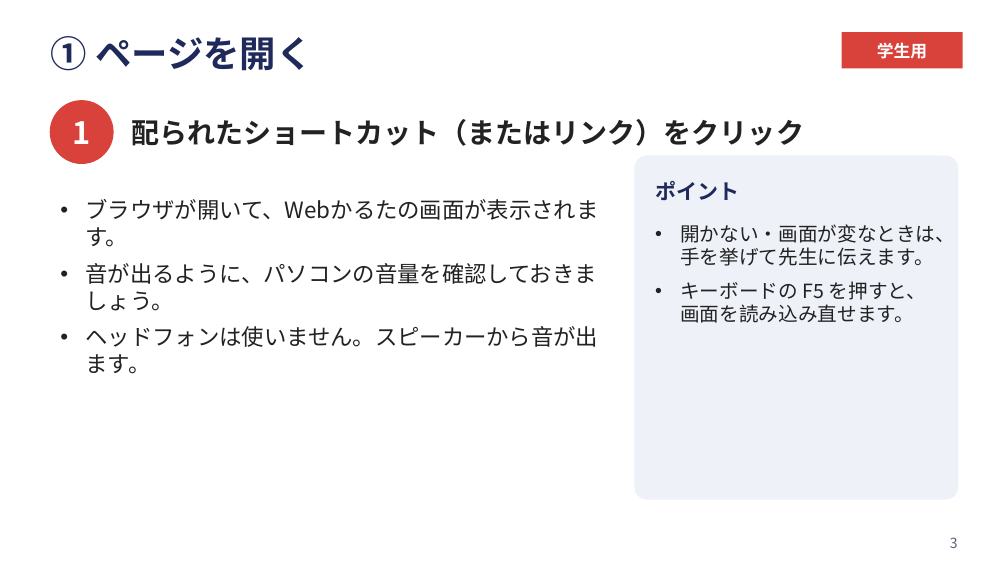
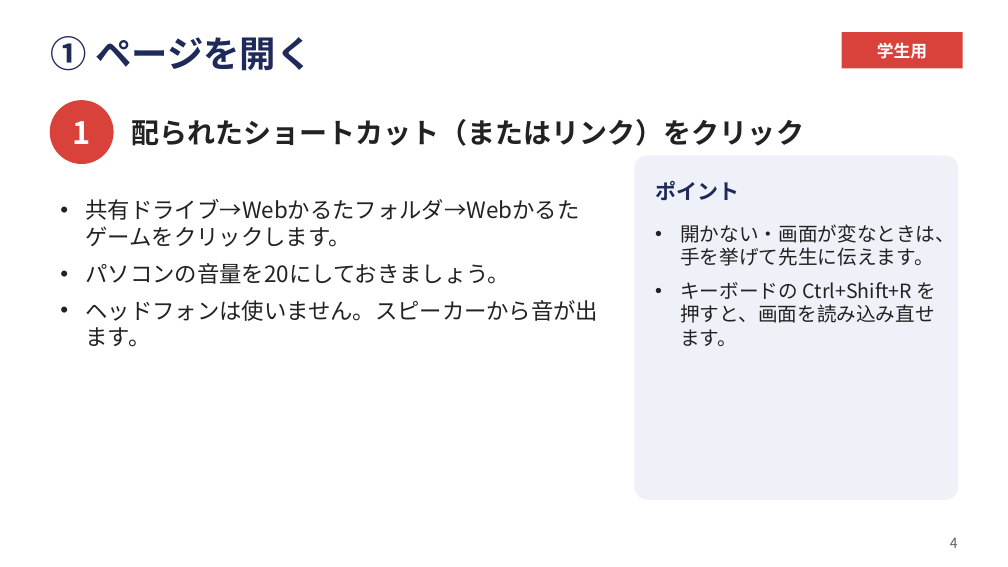
Before and after one commit to watanabekou0708-bot/e-karuta, a slide deck: slide 4 of 手順書/当日手順書_学生用.pptx (slide 3 before the commit). Drawn at 1008x567 pixels with LibreOffice and Linux fonts; fonts in the diff are those of the drawing. Boxes give left, top, right and bottom in pixels: in the first picture for what was removed or moved away, otherwise in the second. Text is boxed around its words. In the diff, an @@ line names an element or a change of style, - is before the commit and + after.

```diff
--- a/手順書/当日手順書_学生用.pptx
+++ b/手順書/当日手順書_学生用.pptx
@@ text at box(86, 199, 580, 284): text changed @@
-• ブラウザが開いて、Webかるたの画面が表示されます。
-• 音が出るように、パソコンの音量を確認しておきましょう。
+• 共有ドライブ→Webかるたフォルダ→Webかるたゲームをクリックします。
+• パソコンの音量を20にしておきましょう。
@@ text at box(680, 282, 937, 346): text changed @@
-• キーボードの F5 を押すと、画面を読み込み直せます。
+• キーボードの Ctrl+Shift+R を押すと、画面を読み込み直せます。
@@ page number at box(950, 538, 958, 548): text changed @@
-3
+4
```
Also in this commit, not shown: 4 other slides changed, 1 slide added, 2 other files.
